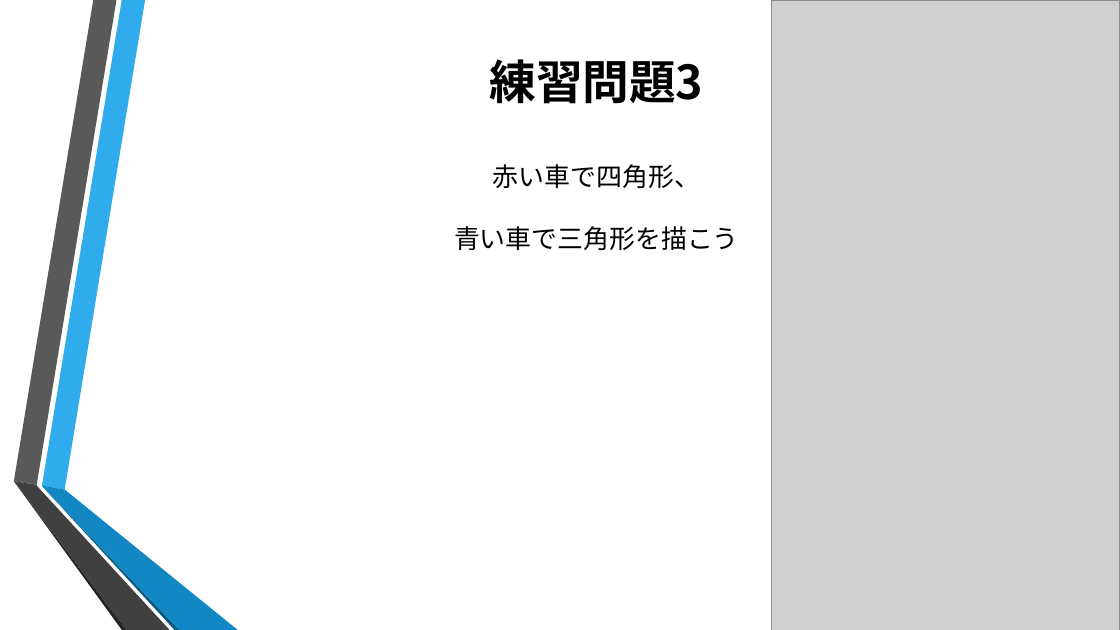
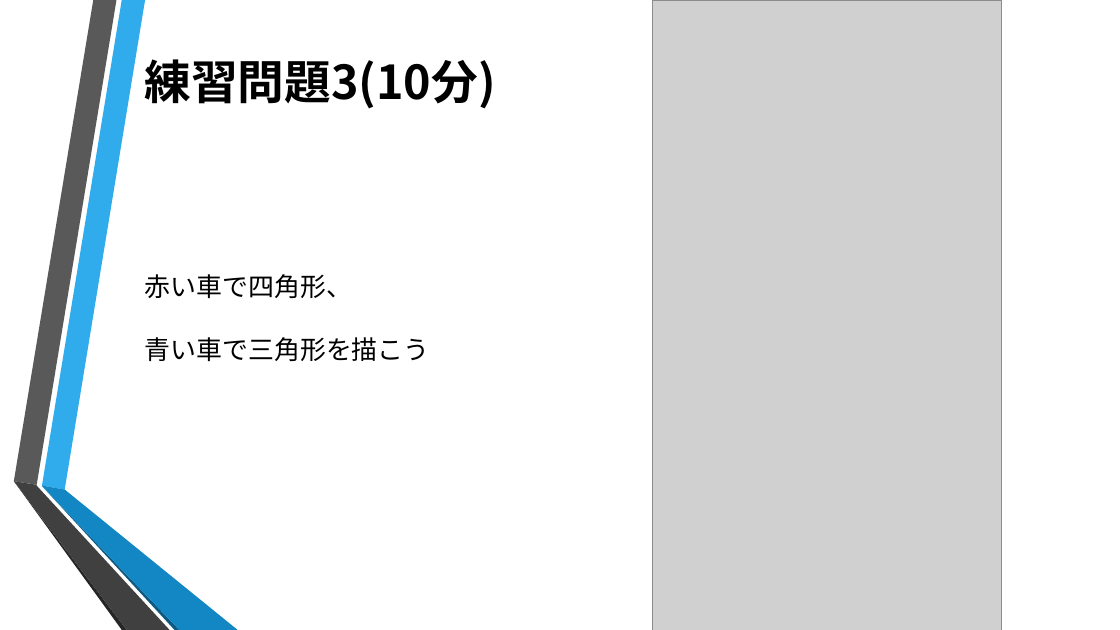
Before and after one commit to ColorSchemeSystem/1DaySummerIntern, a slide deck: slide 10 of 1day.pptx. Drawn at 1120x630 pixels with LibreOffice and Linux fonts; fonts in the diff are those of the drawing; grey boxes stand for pictures; background and template pictures are left out. Boxes give left, top, right and bottom in pixels: in the first picture for what was removed or moved away, otherwise in the second. Text is boxed around its words. In the diff, an @@ line names an element or a change of style, - is before the commit and + after.

```diff
--- a/1day.pptx
+++ b/1day.pptx
@@ picture moved from (x1=771, y1=0, x2=1120, y2=630) to (x1=653, y1=0, x2=1002, y2=630) @@
@@ title at (x1=145, y1=59, x2=496, y2=109): text changed @@
-練習問題3
+練習問題3(10分)
@@ text "赤い車で四角形、" moved from (x1=454, y1=164, x2=739, y2=250) to (x1=145, y1=274, x2=430, y2=361) @@
@@ text "赤い車で四角形、" at (x1=145, y1=274, x2=430, y2=361): alignment centre to left @@
```
Also in this commit, not shown: 8 other slides changed, 6 other files.
